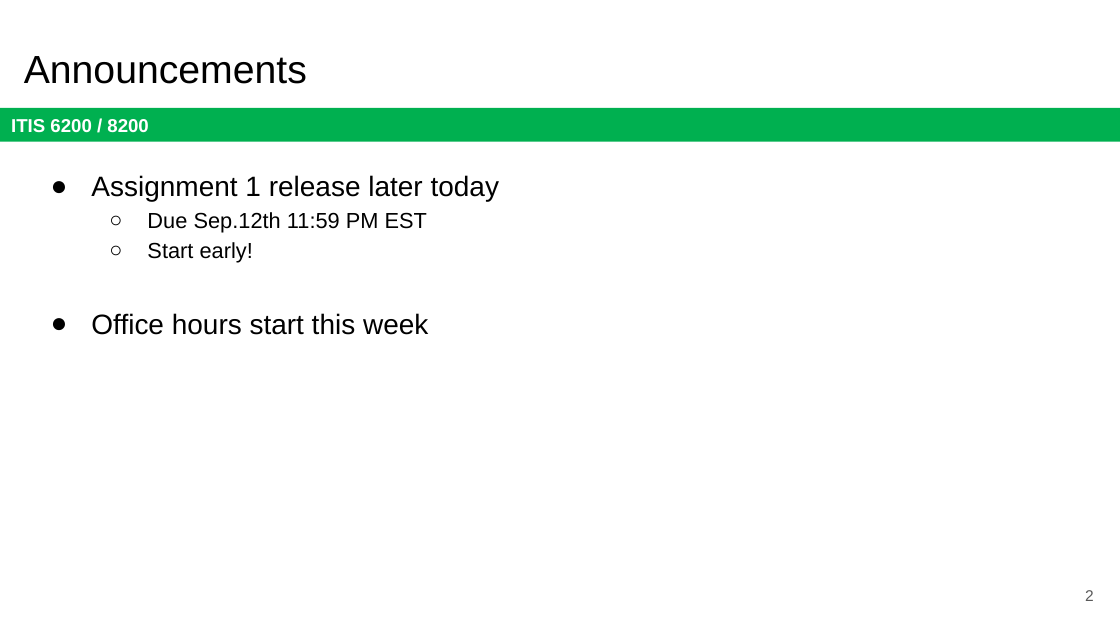
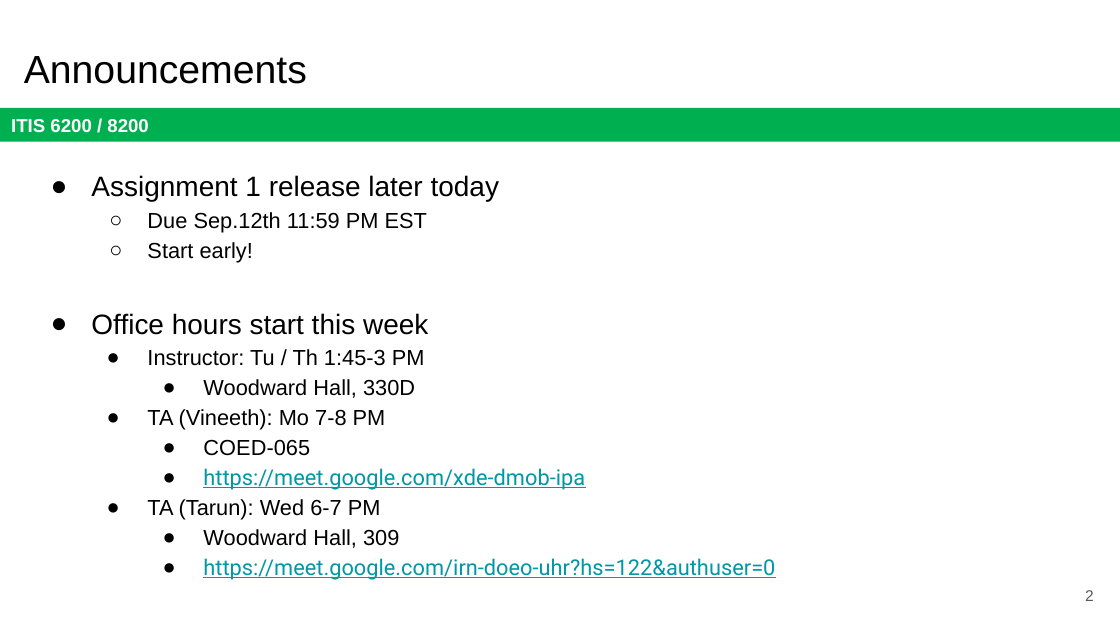
Before and after one commit to jx5c/github.io, a slide deck: slide 2 of teaching/ITIS6200/2023fa/lectures/lec03.pptx. Drawn at 1120x630 pixels with LibreOffice and Linux fonts; fonts in the diff are those of the drawing. Boxes give left, top, right and bottom in pixels: in the first picture for what was removed or moved away, otherwise in the second. Text is boxed around its words. In the diff, an @@ line names an element or a change of style, - is before the commit and + after.

```diff
--- a/teaching/ITIS6200/2023fa/lectures/lec03.pptx
+++ b/teaching/ITIS6200/2023fa/lectures/lec03.pptx
@@ text at [147, 349, 775, 580]: paragraphs added @@
+  ● Instructor: Tu / Th 1:45-3 PM
+    ● Woodward Hall, 330D
+  ● TA (Vineeth): Mo 7-8 PM
+    ● COED-065
+    ● https://meet.google.com/xde-dmob-ipa
+  ● TA (Tarun): Wed 6-7 PM
+    ● Woodward Hall, 309
+    ● https://meet.google.com/irn-doeo-uhr?hs=122&authuser=0
```
Also in this commit, not shown: 25 other slides changed, 1 other file.
